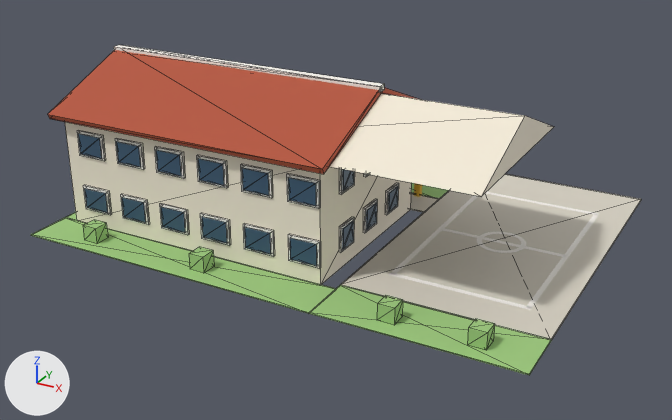
One commit to the glTF model assets/models/primary.glb: the scene before it, then after it.
Rendered twice from a camera (50 mm lens) standing at (25.9, -48.8, 24.7) and looking at (0.1, -1.9, 1.2). The axes (+X, +Y, +Z) are drawn at lower left. The lights are the same throughout. The older version comes first. Mesh edges are drawn as thin lines on the coarser meshes. Where no turn or scale is listed for an object, it has been applied to the vertices.

Names of what the first picture shows: 'building', 'gable', 'playground', 'ridge', 'roof.001', 'tree_spot.003', 'tree_spot.004', 'tree_spot.005', 'window_glass.020', 'window_glass.021', 'yard', 'yard_lawn' and 42 more.
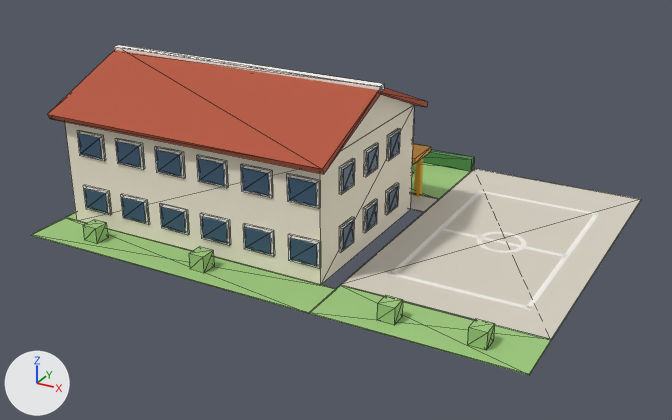
The change, as a list of edits to the scene's bpy script:
```text
Change ob_gable:
    ob_gable.location: (-6.0, -3.0, 7.2) -> (-15.0, -3.0, 7.2)
```

What differs and where, as boxes (x1, y1, x2, y2) in the pictures (672 x 420 px):
'gable', moved: before (329, 93, 554, 196); after (341, 95, 413, 151)
'lawn_front', unchanged, uncovered by the edit: before (411, 183, 449, 198); after (411, 163, 470, 198)
